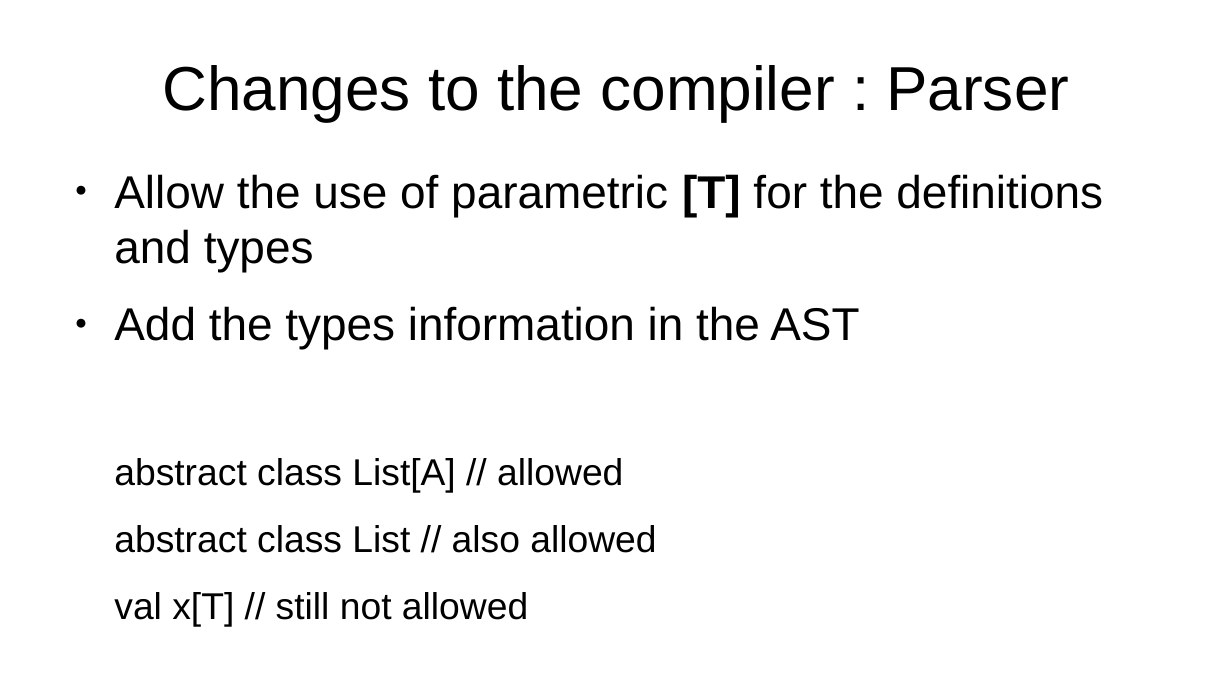
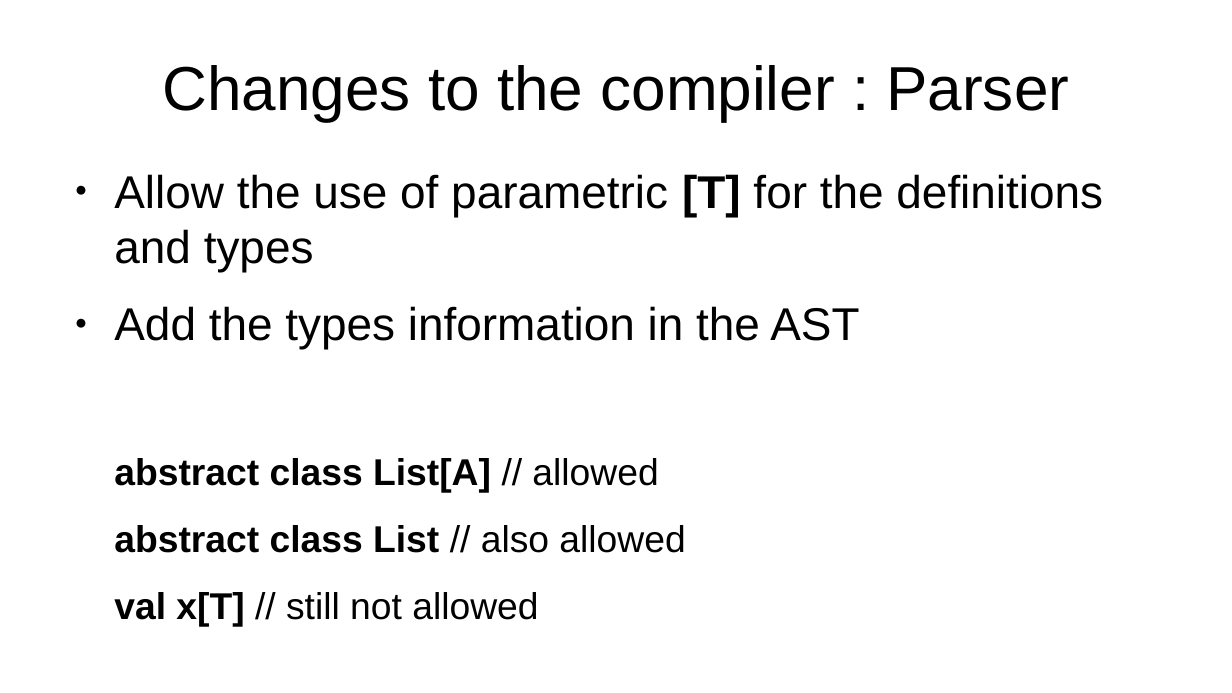
Before and after one commit to SFulpius/CLP-lab07, a slide deck: slide 5 of lab07_presentation.odp. Drawn at 1232x693 pixels with LibreOffice and Linux fonts; fonts in the diff are those of the drawing. Boxes give left, top, right and bottom in pixels: in the first picture for what was removed or moved away, otherwise in the second. Text is boxed around its words. In the diff, an @@ line names an element or a change of style, - is before the commit and + after.

Commit message:
Style change to the presentation

```diff
--- a/lab07_presentation.odp
+++ b/lab07_presentation.odp
@@ text at (x1=114, y1=458, x2=685, y2=627): bold on in "abstract class List[A]", "abstract class List", "val x[T]" @@
```
Also in this commit, not shown: 5 other slides changed.
